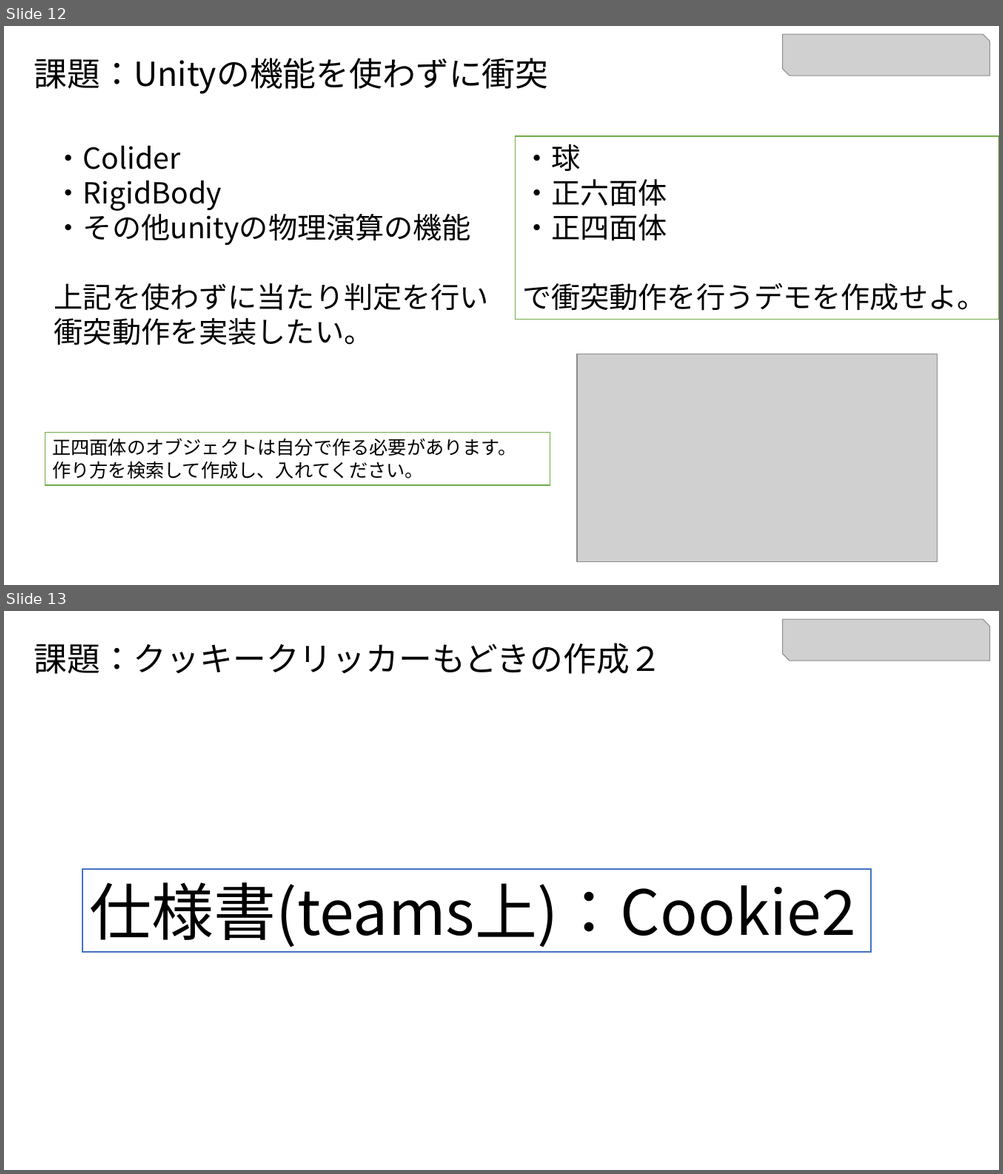
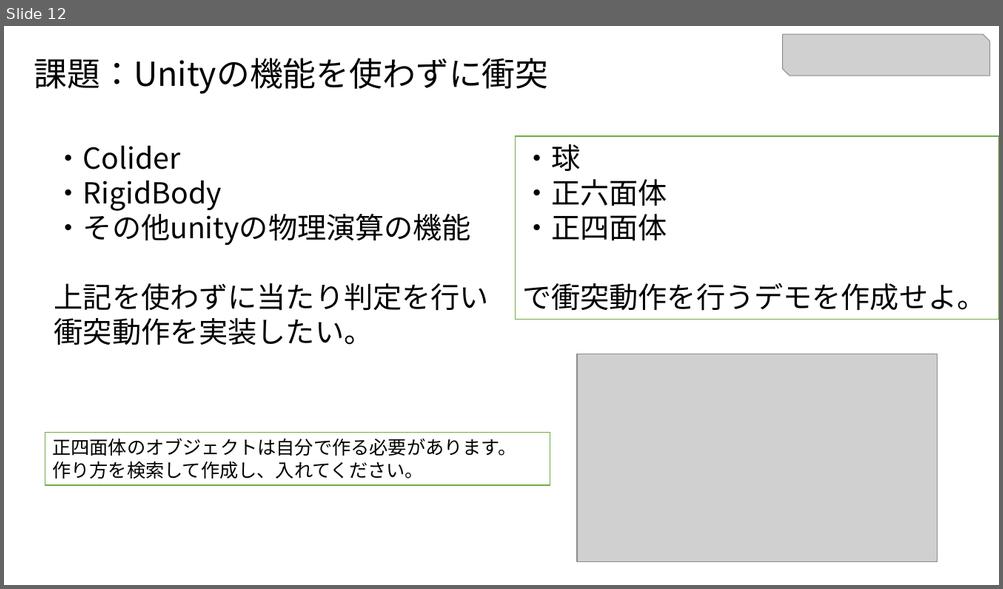
Before and after one commit to kiryo06/GameEngine1, a slide deck: 3.reUnity/Ge1_3_RigidbodyColider.pptx. Shown one above the other, each under a label of ours: slides 12 and 13 before the commit, slide 12 after it. The pictures are 1003x1174 and 1003x589 pixels, drawn with LibreOffice and Linux fonts; fonts in the diff are those of the drawing; grey boxes stand for pictures. Boxes give left, top, right and bottom in pixels: in the first picture for what was removed or moved away, otherwise in the second. Text is boxed around its words. In the diff, an @@ line names an element or a change of style, - is before the commit and + after.

```diff
--- a/3.reUnity/Ge1_3_RigidbodyColider.pptx
+++ b/3.reUnity/Ge1_3_RigidbodyColider.pptx
@@ slide 13 removed at <box>4,611,999,1170</box>, background #FFFFFF @@
@@ picture removed at <box>782,619,990,661</box> @@
@@ text removed at <box>34,643,662,674</box> @@
-課題：クッキークリッカーもどきの作成２
@@ rectangle removed at <box>82,869,871,952</box> @@
-仕様書(teams上)：Cookie2
```
Also in this commit, not shown: 1 slide changed, 8 other files.
